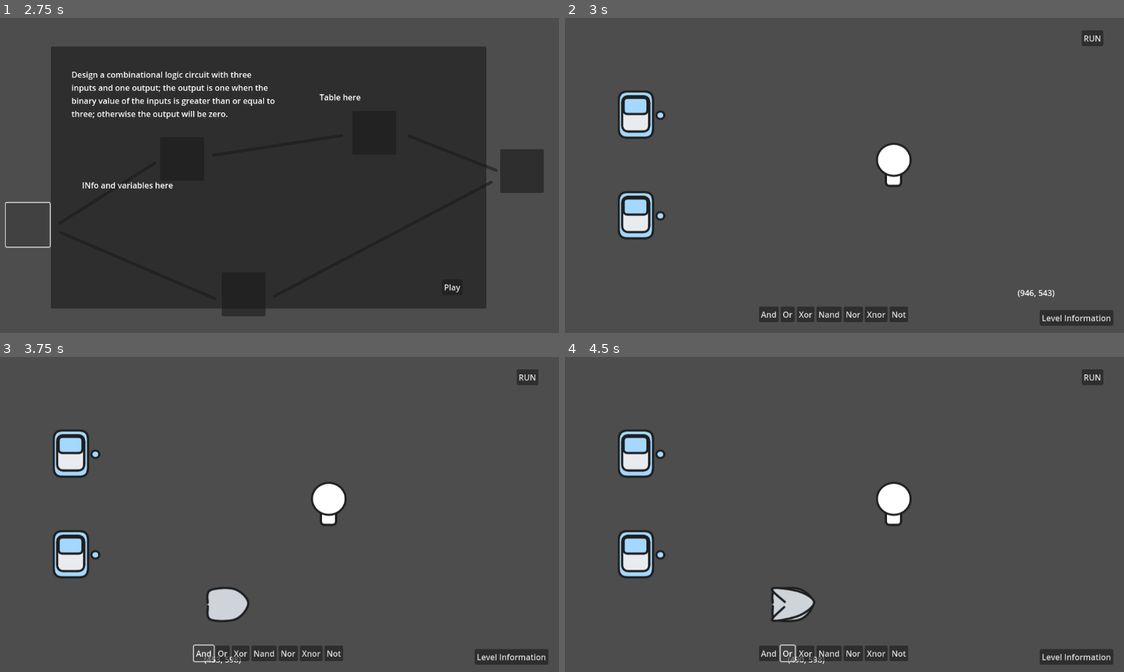
Above: before the commit, frames 1-4 (two rows, left to right).
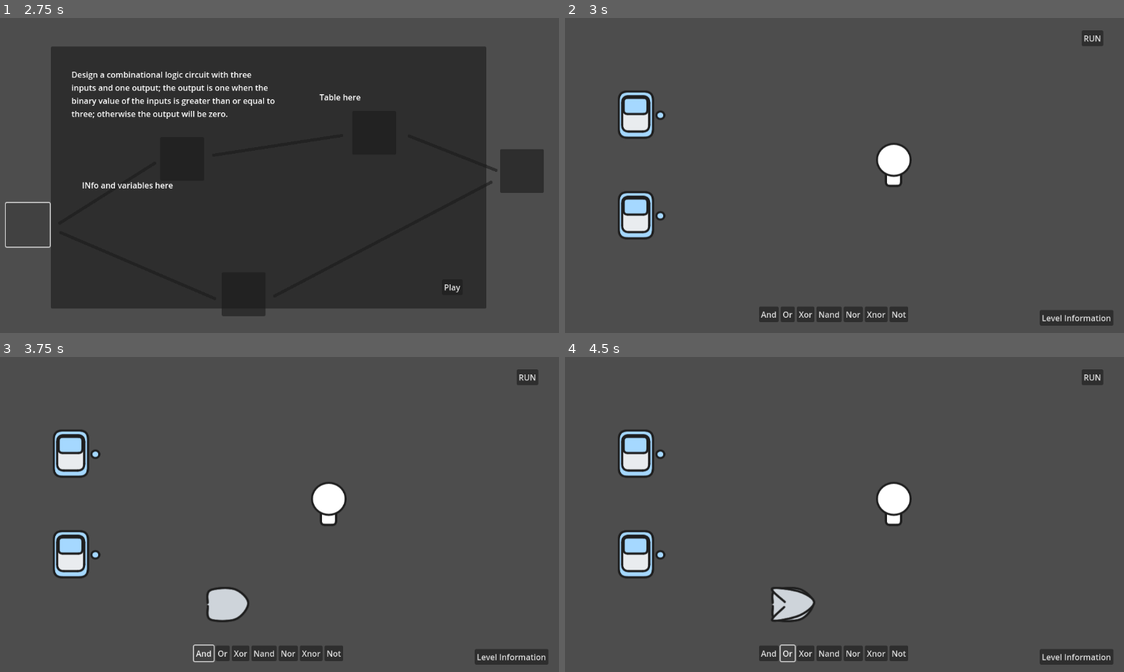
Above: after the commit, the same moments.

Repository: sininen-blue/logic-gate-tesseract
Game: Godot game, scene res://ui/title_page.tscn
The game is run twice, just before and just after one commit, with the same random seed, the same clock (stepped at 60 frames per second) and the same inputs.
Inputs (mouse positions are in pixels of both pictures, inside the frame that each line leads up to):
- Up to frame 1 (2.75 s): click "Play" at 0.5 s; click "Play" at 1.25 s; click (27, 225) at 2 s
- Up to frame 2 (3 s): click "Play" at 2.75 s
- Up to frame 3 (3.75 s): click "And" at 3.5 s
- Up to frame 4 (4.5 s): click "Or" at 4.25 s

Frame 1 is identical in both runs. In frame 2, less than 0.1% of the frame differs, in the area x 81-88%, y 86-89%; in frame 3, less than 0.1%; in frame 4, less than 0.1%.

Commit message:
chores: cleaned up some testing stuff

Diff:
--- a/simulation/simulation-manager.gd
+++ b/simulation/simulation-manager.gd
@@ -270,12 +270,13 @@
 ## Processes
 var start_position : Vector2
 func _process(_delta: float) -> void:
-	# NOTE: this label is for testing
+	# TODO: this label is for testing, remove later
 	$MouseArea/Label.text = str(get_global_mouse_position())
 	for gate in gates:
+		# TODO: this is for testing, remove later
 		gate.node.testing_label.text = str(gate.type, "->", gate.connections)
 
-		## TODO: Testing purposes, put this somewhere else at some point
+		## TODO: put this somewhere in a setget function for connections
 		handle_gate_values(gate)
 
 	for connection in connections:
--- a/simulation/simulation.tscn
+++ b/simulation/simulation.tscn
@@ -19,6 +19,7 @@
 shape = SubResource("CircleShape2D_6ovty")
 
 [node name="Label" type="Label" parent="MouseArea"]
+visible = false
 offset_right = 40.0
 offset_bottom = 23.0
 
